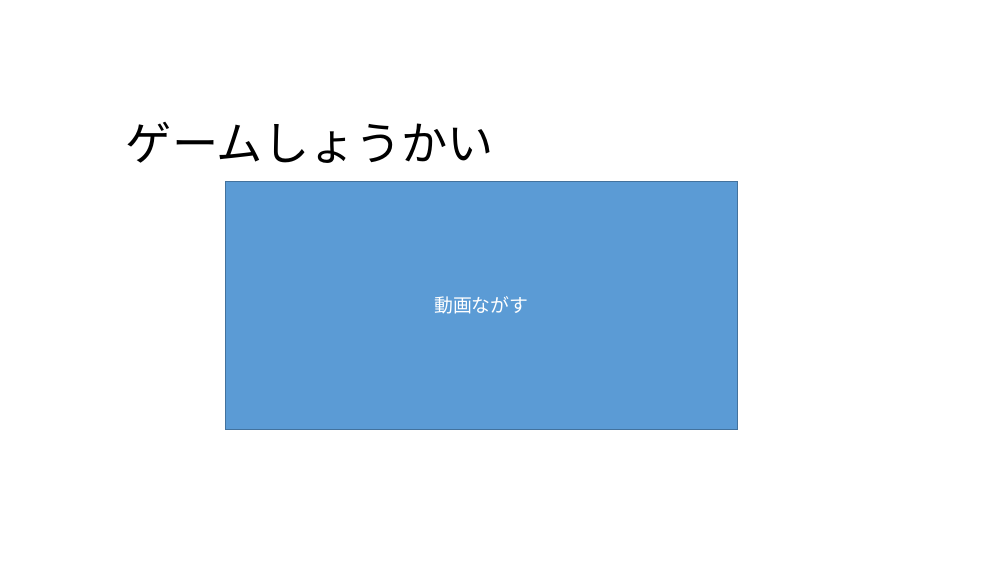
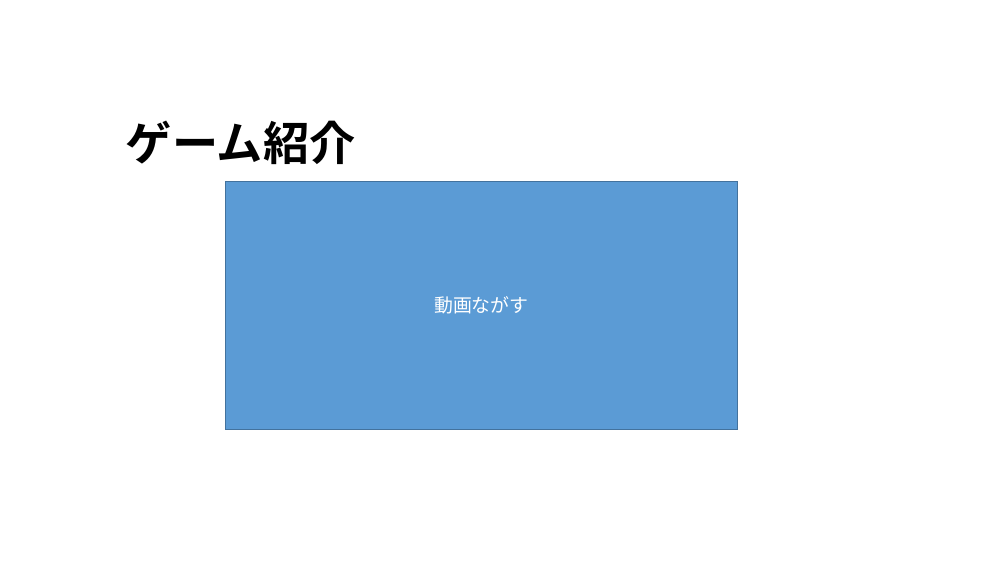
Before and after one commit to alto1412/Yokoari1207, a slide deck: slide 4 of よこありくんのプレゼン.pptx. Drawn at 1008x567 pixels with LibreOffice and Linux fonts; fonts in the diff are those of the drawing; background and template pictures are left out. Boxes give left, top, right and bottom in pixels: in the first picture for what was removed or moved away, otherwise in the second. Text is boxed around its words. In the diff, an @@ line names an element or a change of style, - is before the commit and + after.

```diff
--- a/よこありくんのプレゼン.pptx
+++ b/よこありくんのプレゼン.pptx
@@ title at (126, 120, 356, 164): text changed; bold on @@
-ゲームしょうかい
+ゲーム紹介
```
Also in this commit, not shown: 6 other slides changed, 1 slide added, 1 slide removed.
